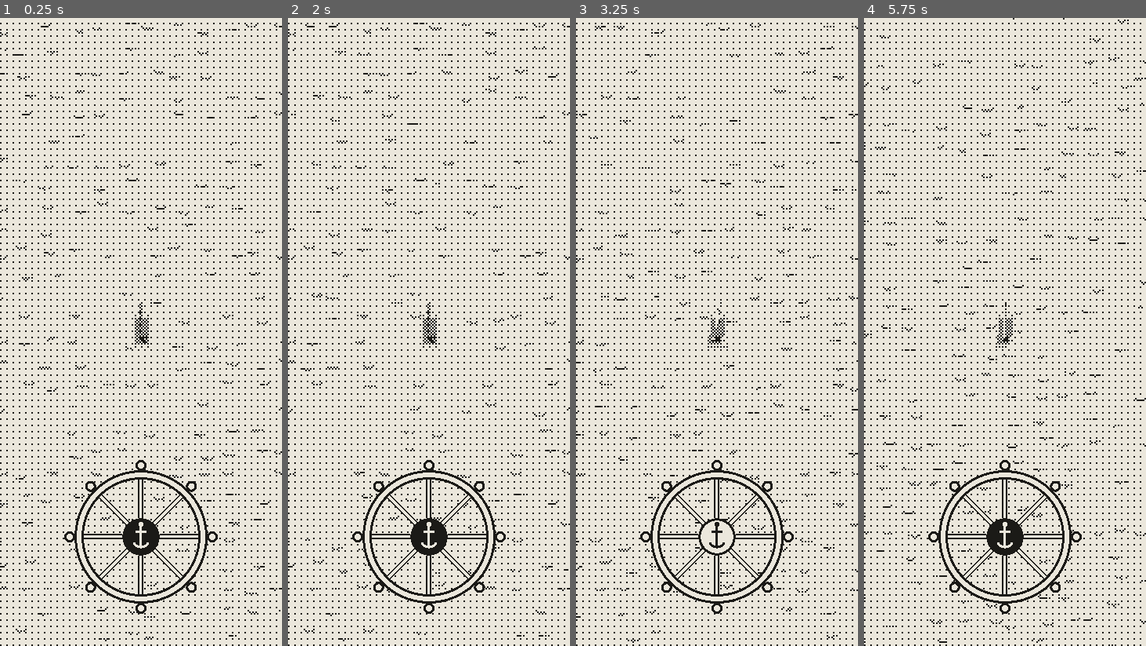
Above: before the commit, frames 1-4 (left to right).
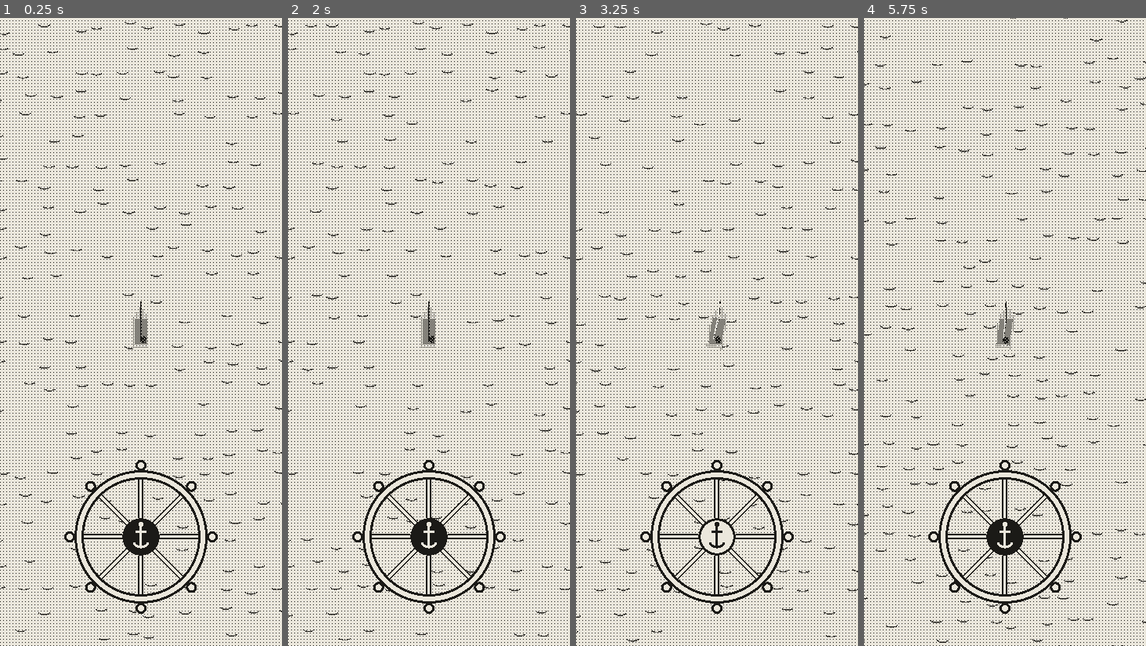
Above: after the commit, the same moments.

Repository: EnricoLabarile/Sail
Game: Godot game, scene res://Assets/Scenes/Overworld.tscn
Same seed, same stepped clock (60 frames per second), same inputs: the game is played once before the commit and once after it.
Inputs (mouse positions are in pixels of both pictures, inside the frame that each line leads up to):
- Up to frame 1 (0.25 s): no input
- Up to frame 2 (2 s): tap Enter (ui_accept) at 0.5 s; drag from (429, 539) to (457, 193) at 0.52 s; drag from (372, 363) to (414, 457) at 1.27 s
- Up to frame 3 (3.25 s): move the mouse to (745, 193) at 2.02 s; hold Right (ui_right) 2.03-2.75 s; tap Enter (ui_accept) at 2.75 s; drag from (702, 457) to (632, 237) at 2.77 s
- Up to frame 4 (5.75 s): move the mouse to (1089, 426) at 3.52 s; hold Left (ui_left) 3.53-4.25 s; tap Enter (ui_accept) at 3.77 s; drag from (920, 237) to (962, 175) at 4.27 s; move the mouse to (1019, 332) at 5.02 s; hold Left (ui_left) from 5.03 s (still down); click (1019, 332) at 5.17 s

The runs differ from the first frame. In frame 1, 10% of the frame differs, in the area x 0-100%, y 0-100%; in frame 2, 9.9%; in frame 3, 9.9%; in frame 4, 10%.

Commit message:
Phone-shaped frame on wide screens; dither grain in phone points
Co-Authored-By: Claude Opus 5.5 <noreply@anthropic.com>
Claude-Session: https://claude.ai/code/session_0154zeqDuhZHz7ZXLE21BuMs

Diff:
--- a/Assets/Post_Process/dither/dither.gdshader
+++ b/Assets/Post_Process/dither/dither.gdshader
@@ -5,7 +5,7 @@
 uniform sampler2D screen_tex : hint_screen_texture, filter_nearest;
 uniform vec4 paper_color : source_color = vec4(0.922, 0.906, 0.863, 1.0); // #ebe7dc
 uniform vec4 ink_color : source_color = vec4(0.106, 0.102, 0.090, 1.0);   // #1b1a17
-uniform float pixel_size : hint_range(1.0, 8.0, 1.0) = 2.0; // screen pixels per game pixel (the grain)
+uniform float pixel_size : hint_range(0.25, 4.0, 0.01) = 0.67; // the grain, in phone points (the game's 360-wide units), so it looks the same on the phone and on the PC
 uniform float brightness : hint_range(-0.5, 0.5) = 0.0;     // shifts the greys before dithering
 uniform float contrast : hint_range(0.2, 3.0) = 1.0;
 
@@ -17,9 +17,13 @@
 );
 
 void fragment() {
-	// One block of pixel_size x pixel_size screen pixels = one game pixel.
-	vec2 block = floor(FRAGCOORD.xy / pixel_size);
-	vec2 uv = (block + 0.5) * pixel_size * SCREEN_PIXEL_SIZE;
+	// How many real pixels make a phone point here (3 on a 1080-wide phone, 1 in a 360x800 window),
+	// so the grain is the same size on any screen; one block = one game pixel.
+	vec2 real = 1.0 / SCREEN_PIXEL_SIZE;
+	float k = min(real.x / 360.0, real.y / 800.0);
+	float px = max(1.0, floor(pixel_size * k + 0.5));
+	vec2 block = floor(FRAGCOORD.xy / px);
+	vec2 uv = (block + 0.5) * px * SCREEN_PIXEL_SIZE;
 	vec3 c = texture(screen_tex, uv).rgb;
 	float grey = dot(c, vec3(0.299, 0.587, 0.114));
 	grey = clamp((grey - 0.5) * contrast + 0.5 + brightness, 0.0, 1.0);
--- a/Assets/Post_Process/dither/dither.tscn
+++ b/Assets/Post_Process/dither/dither.tscn
@@ -7,7 +7,7 @@
 shader = ExtResource("1_dither")
 shader_parameter/paper_color = Color(0.922, 0.906, 0.863, 1)
 shader_parameter/ink_color = Color(0.106, 0.102, 0.09, 1)
-shader_parameter/pixel_size = 2.0
+shader_parameter/pixel_size = 0.67
 shader_parameter/brightness = 0.0
 shader_parameter/contrast = 1.0
 
--- /dev/null
+++ b/Assets/Scenes/phone_frame.gd
@@ -0,0 +1,17 @@
+extends Node
+## Autoload (like a GameInstance subsystem in Unreal): on a screen wider than a phone held upright
+## (a PC window, a desktop browser) the game is shown in a phone-shaped frame, 360×800 scaled up
+## evenly with bars at the sides, so it looks just as on the phone. On a phone it fills the screen
+## as before (stretch aspect "expand": a taller phone just sees more sea).
+
+const PHONE := Vector2(360, 800)
+const WIDE := 0.8   # width/height above which a screen counts as "not a phone" (4:5, like the HTML prototype)
+
+func _ready() -> void:
+	get_tree().root.size_changed.connect(_fit)
+	_fit()
+
+func _fit() -> void:
+	var s := Vector2(get_tree().root.size)
+	var wide := s.x / maxf(s.y, 1.0) > WIDE
+	get_tree().root.content_scale_aspect = Window.CONTENT_SCALE_ASPECT_KEEP if wide else Window.CONTENT_SCALE_ASPECT_EXPAND
--- a/project.godot
+++ b/project.godot
@@ -13,6 +13,10 @@
 config/name="SAIL"
 run/main_scene="uid://cfpjn7myu4ohs"
 config/features=PackedStringArray("4.7", "GL Compatibility")
+
+[autoload]
+
+PhoneFrame="*res://Assets/Scenes/phone_frame.gd"
 
 [display]
 
